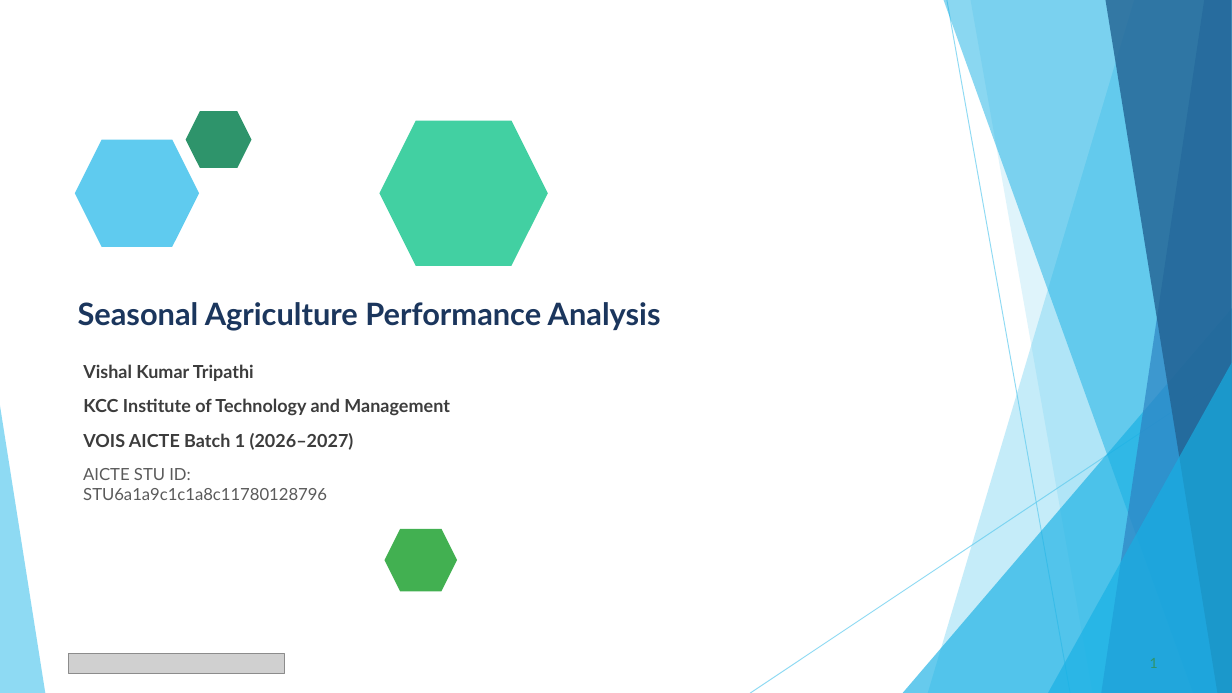
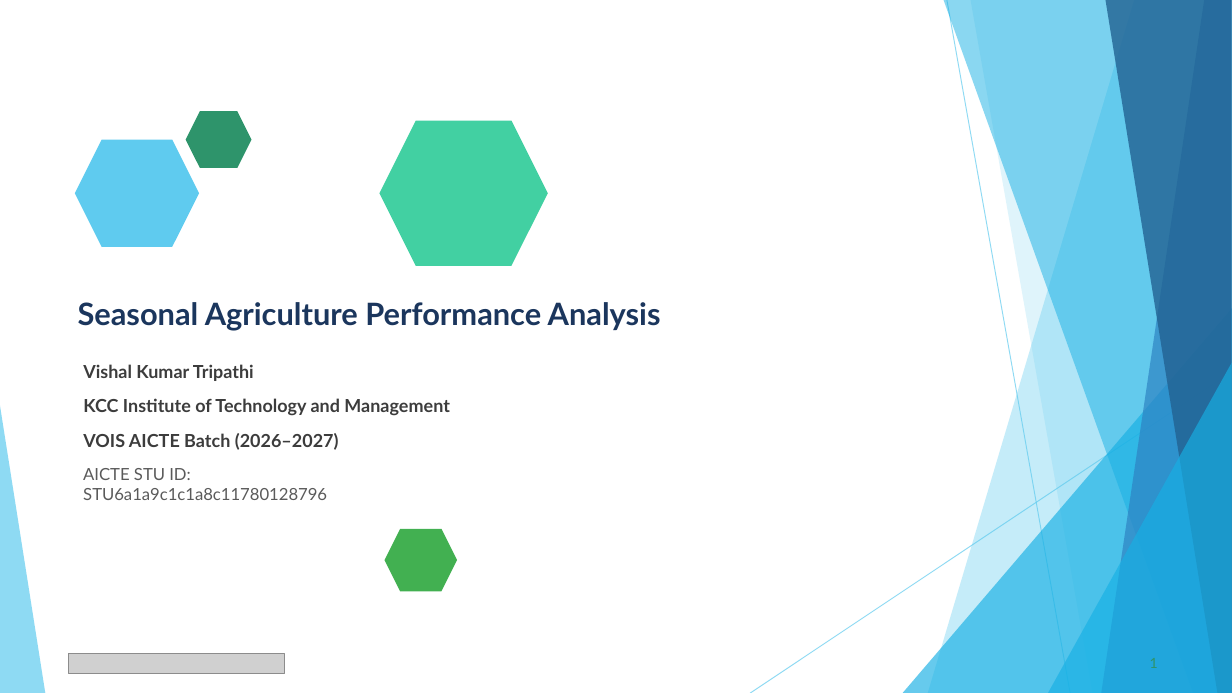
Before and after one commit to ImperialCoder01/Seasonal_Agriculture_Performance_Analysis, a slide deck: slide 1 of Vishal Kumar Tripathi_VOIS_Major_Project_PPT_Submission.pptx. Drawn at 1232x693 pixels with LibreOffice and Linux fonts; fonts in the diff are those of the drawing; grey boxes stand for pictures. Boxes give left, top, right and bottom in pixels: in the first picture for what was removed or moved away, otherwise in the second. Text is boxed around its words. In the diff, an @@ line names an element or a change of style, - is before the commit and + after.

Commit message:
Update PPT presentation and adjust program name in README

```diff
--- a/Vishal Kumar Tripathi_VOIS_Major_Project_PPT_Submission.pptx
+++ b/Vishal Kumar Tripathi_VOIS_Major_Project_PPT_Submission.pptx
@@ text at box(83, 433, 339, 450): text changed @@
-VOIS AICTE Batch 1 (2026–2027)
+VOIS AICTE Batch (2026–2027)
```
Also in this commit, not shown: 1 other file.
